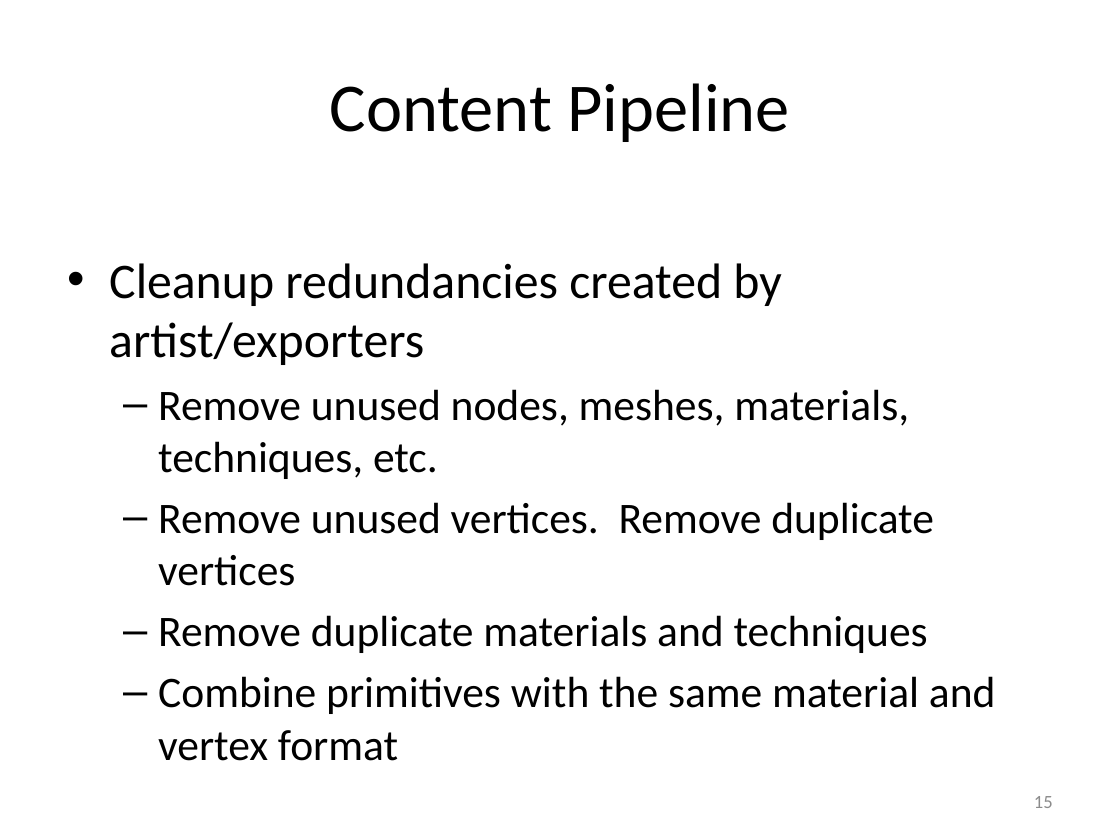
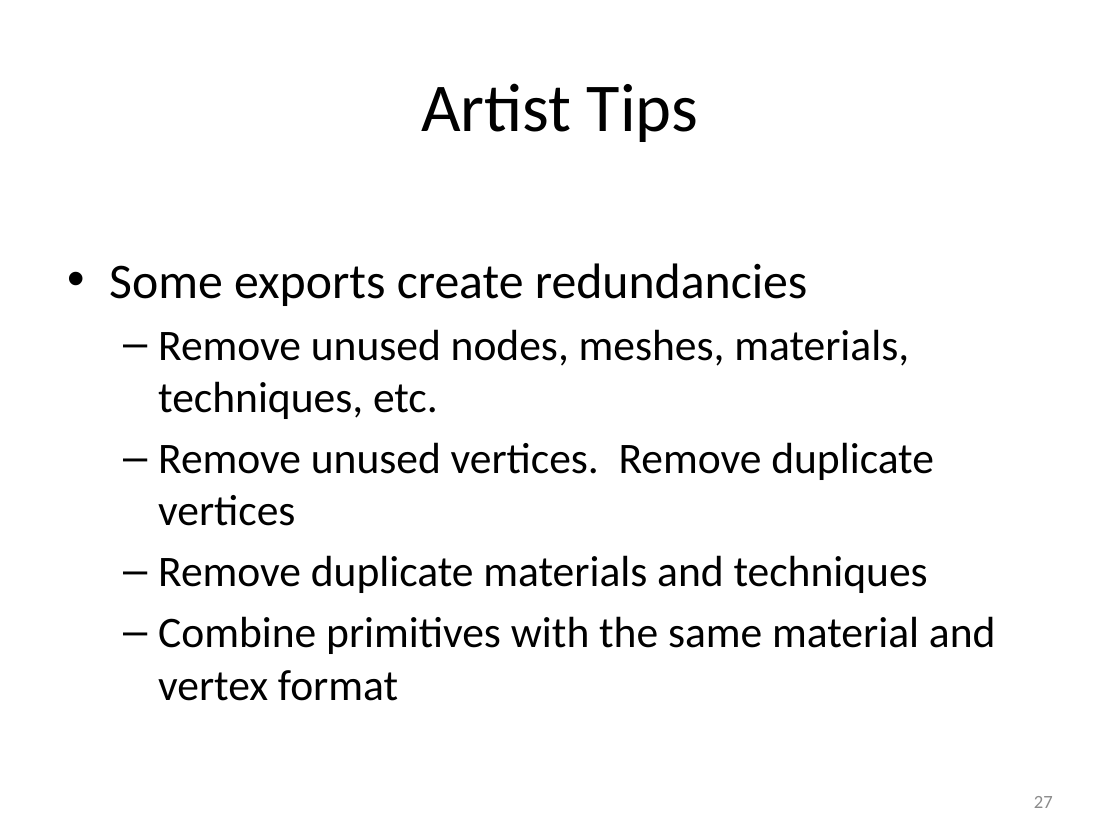
Before and after one commit to pjcozzi/Articles, a slide deck: slide 27 of WebGLContentPipeline/WebGLContentPipelineWithglTF.pptx (slide 15 before the commit). Drawn at 1120x840 pixels with LibreOffice and Linux fonts; fonts in the diff are those of the drawing. Boxes give left, top, right and bottom in pixels: in the first picture for what was removed or moved away, otherwise in the second. Text is boxed around its words. In the diff, an @@ line names an element or a change of style, - is before the commit and + after.

```diff
--- a/WebGLContentPipeline/WebGLContentPipelineWithglTF.pptx
+++ b/WebGLContentPipeline/WebGLContentPipelineWithglTF.pptx
@@ title at (421,83,698,142): text changed @@
-Content Pipeline
+Artist Tips
@@ text at (109,263,808,306): text changed @@
-• Cleanup redundancies created by artist/exporters
+• Some exports create redundancies
@@ page number at (1034,796,1053,808): text changed @@
-15
+27
```
Also in this commit, not shown: 5 other slides changed, 1 slide added, 2 slides removed.
